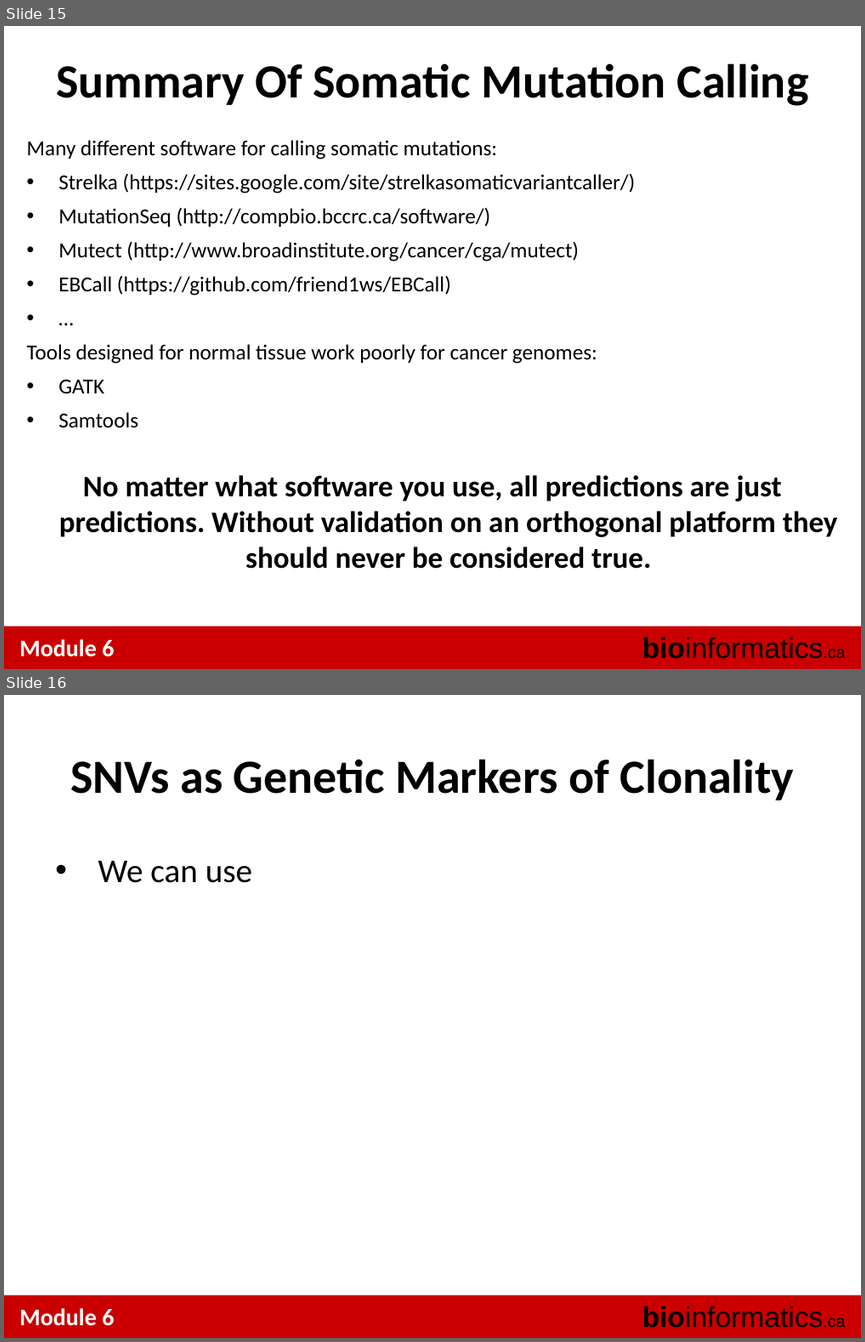
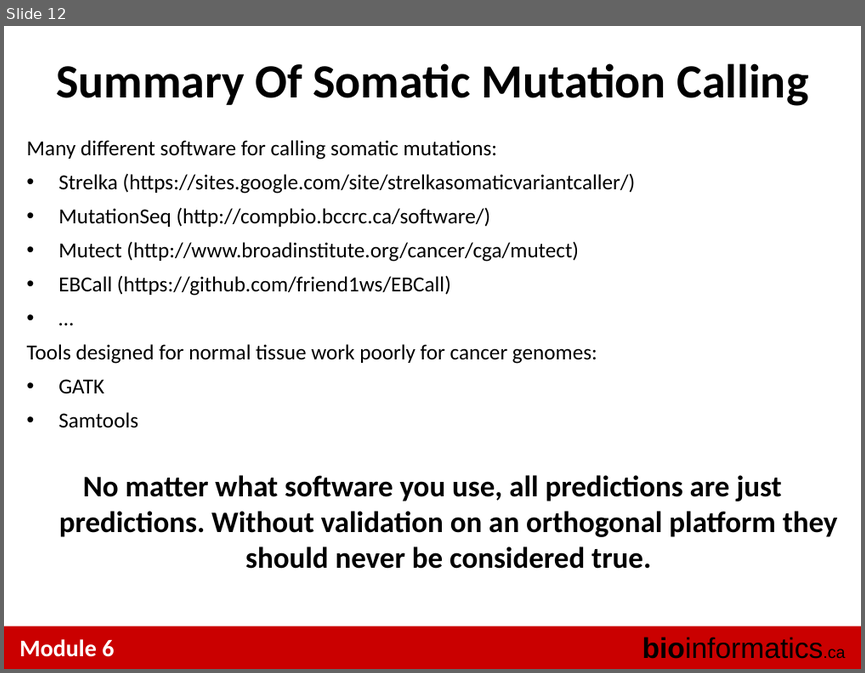
Before and after one commit to tinyheero/BICG-2016, a slide deck: snvs/content/BiCG_2014_Module6_Lab_shah.ppt. Shown one above the other, each under a label of ours: slides 15 and 16 before the commit, slide 12 after it. The pictures are 865x1342 and 865x673 pixels, drawn with LibreOffice and Linux fonts; fonts in the diff are those of the drawing. Boxes give left, top, right and bottom in pixels: in the first picture for what was removed or moved away, otherwise in the second. Text is boxed around its words. In the diff, an @@ line names an element or a change of style, - is before the commit and + after.

```diff
--- a/snvs/content/BiCG_2014_Module6_Lab_shah.ppt
+++ b/snvs/content/BiCG_2014_Module6_Lab_shah.ppt
@@ slide 16 removed at [4,695,861,1338], background #FFFFFF; not listed: 3 template elements that a slide beside it also shows @@
@@ title removed at [70,759,794,800] @@
-SNVs as Genetic Markers of Clonality
@@ text removed at [98,861,252,883] @@
-• We can use
@@ what was slide 15 is now slide 12 @@
```
Also in this commit, not shown: 4 slides changed, 3 other slides removed.
